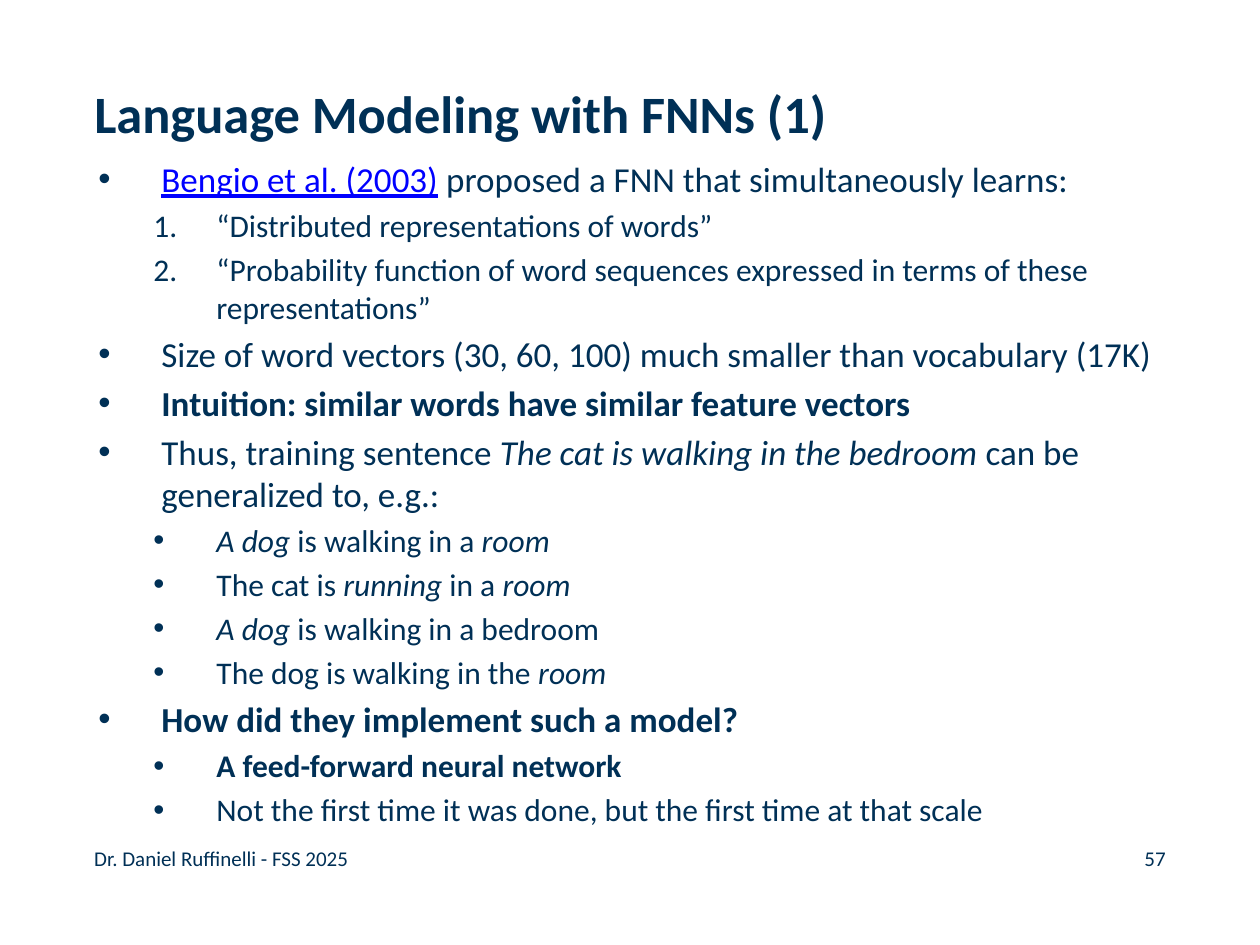
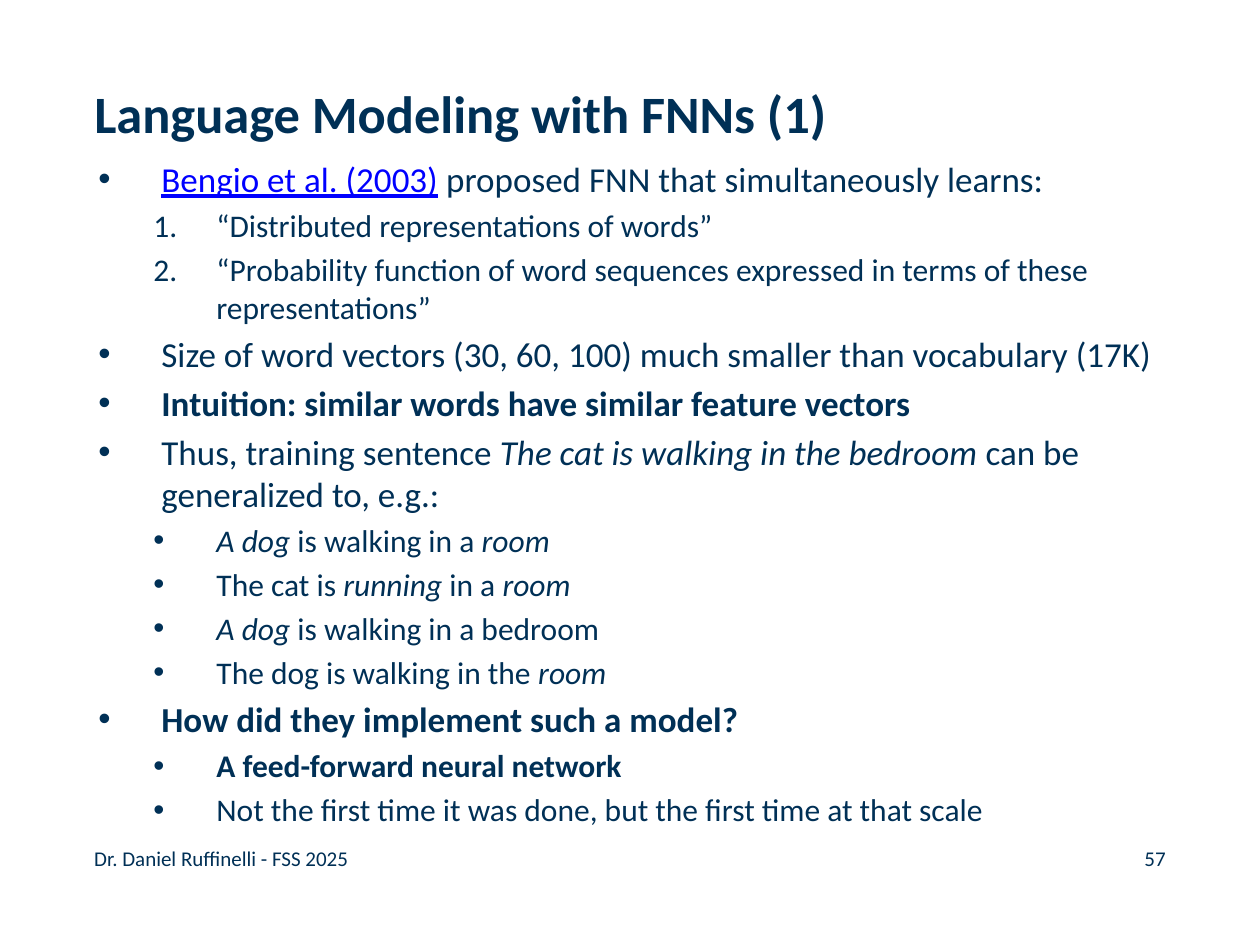
Before and after one commit to rufex2001/teaching_llms, a slide deck: slide 57 of lectures/02_ml_dl_word_embeddings/02_ml_dl_word_embeddings.pptx. Drawn at 1260x945 pixels with LibreOffice and Linux fonts; fonts in the diff are those of the drawing; background and template pictures are left out. Boxes give left, top, right and bottom in pixels: in the first picture for what was removed or moved away, otherwise in the second. Text is boxed around its words. In the diff, an @@ line names an element or a change of style, - is before the commit and + after.

```diff
--- a/lectures/02_ml_dl_word_embeddings/02_ml_dl_word_embeddings.pptx
+++ b/lectures/02_ml_dl_word_embeddings/02_ml_dl_word_embeddings.pptx
@@ text at (x1=161, y1=166, x2=1043, y2=198): text changed @@
-• Bengio et al. (2003) proposed a FNN that simultaneously learns:
+• Bengio et al. (2003) proposed FNN that simultaneously learns:
```
Also in this commit, not shown: 1 other slide changed, 1 other file.
